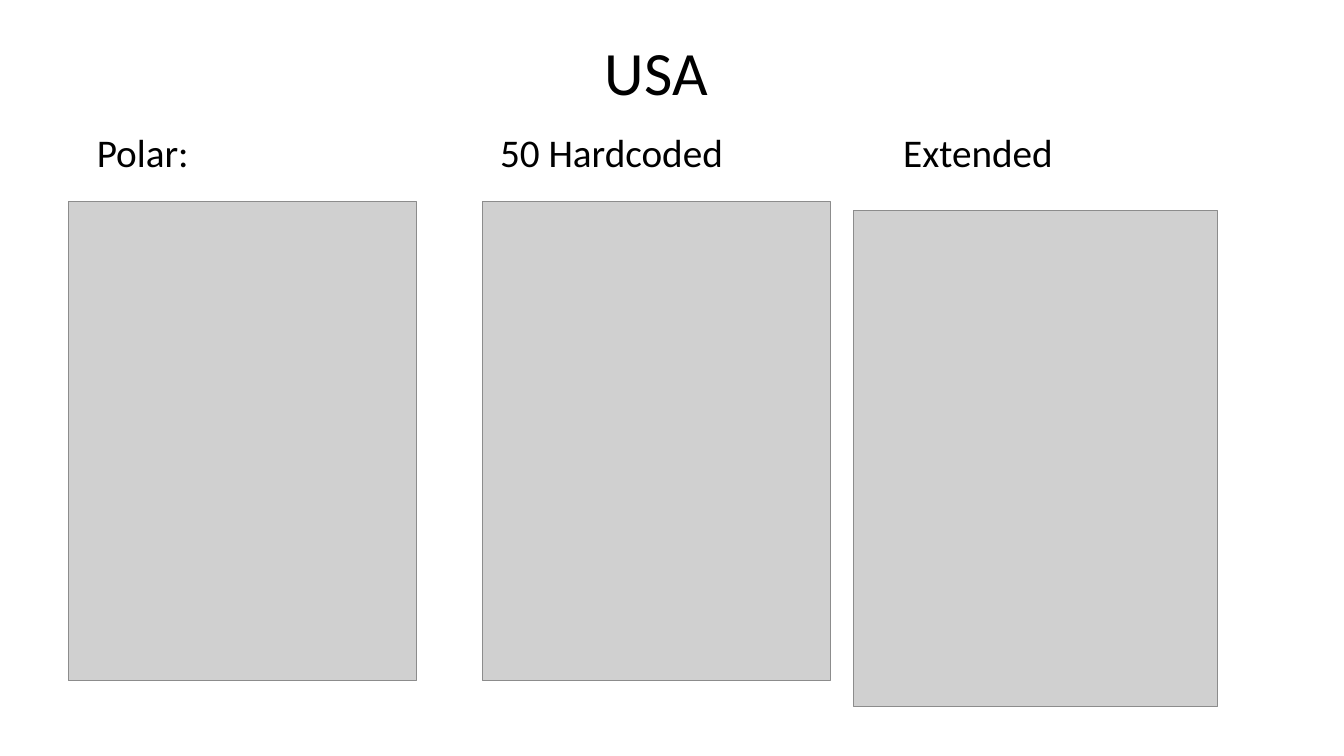
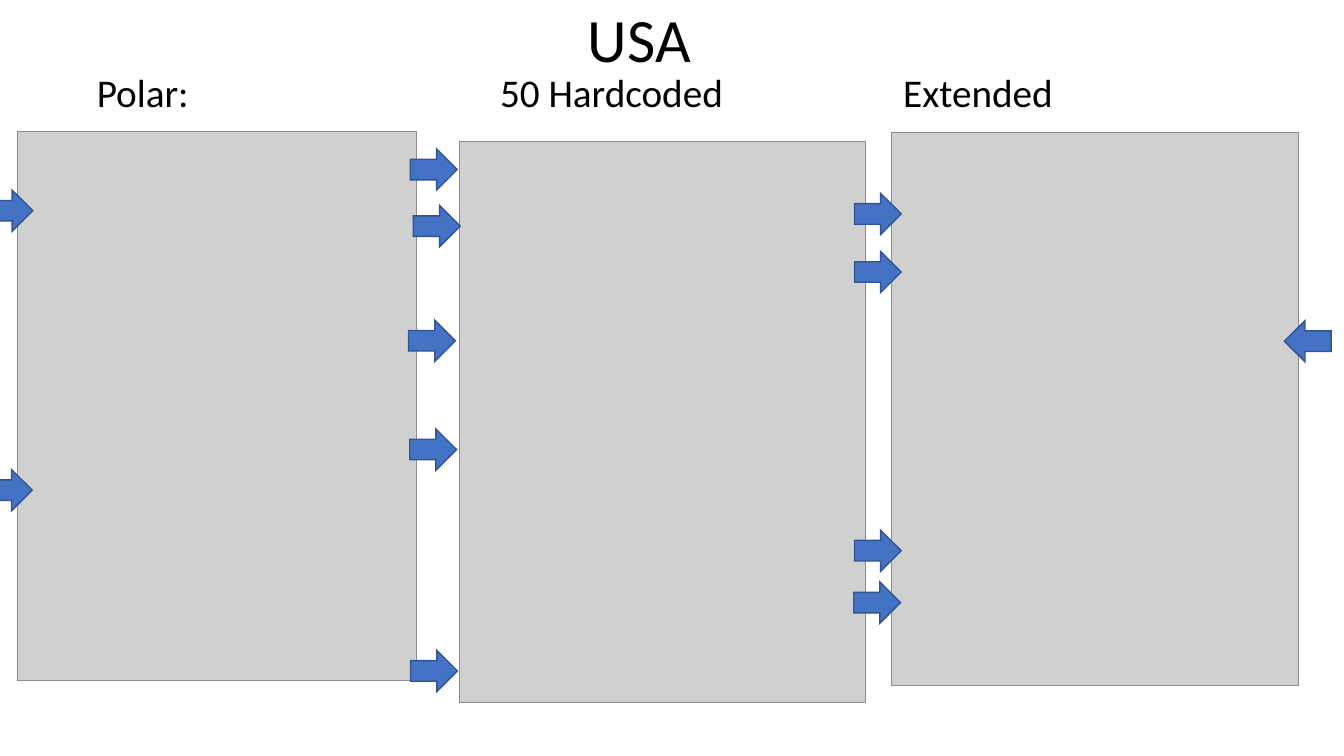
Before and after one commit to ichbinhandsome/Semantic-Differentials-for-Wikipedia-using-the-POLAR-Framework, a slide deck: slide 22 of Results Antonym generation.pptx (slide 25 before the commit). Drawn at 1344x756 pixels with LibreOffice and Linux fonts; fonts in the diff are those of the drawing; grey boxes stand for pictures. Boxes give left, top, right and bottom in pixels: in the first picture for what was removed or moved away, otherwise in the second. Text is boxed around its words. In the diff, an @@ line names an element or a change of style, - is before the commit and + after.

```diff
--- a/Results Antonym generation.pptx
+++ b/Results Antonym generation.pptx
@@ title "USA": place and size @@
-title "USA" at (605,55,708,96)
+title "USA" at (588,22,691,63)
@@ text "Polar: 50 Hardcoded Extended": place and size @@
-text "Polar: 50 Hardcoded Extended" at (97,139,1052,168)
+text "Polar: 50 Hardcoded Extended" at (97,79,1052,108)
@@ picture: place and size @@
-picture at (69,202,417,682)
+picture at (17,131,416,681)
@@ right arrow added at (410,149,457,191), fill #4472C4, outline #325491 1 pt @@
@@ picture: place and size @@
-picture at (483,202,831,682)
+picture at (460,141,866,702)
@@ picture: place and size @@
-picture at (854,211,1219,707)
+picture at (892,132,1299,686)
@@ right arrow added at (0,191,32,232), fill #4472C4, outline #325491 1 pt @@
@@ right arrow added at (413,206,460,247), fill #4472C4, outline #325491 1 pt @@
@@ right arrow added at (855,194,901,235), fill #4472C4, outline #325491 1 pt @@
@@ right arrow added at (855,251,901,292), fill #4472C4, outline #325491 1 pt @@
@@ right arrow added at (408,321,455,362), fill #4472C4, outline #325491 1 pt @@
@@ right arrow added at (1285,321,1331,362), fill #4472C4, outline #325491 1 pt @@
@@ right arrow added at (409,430,456,471), fill #4472C4, outline #325491 1 pt @@
@@ right arrow added at (0,470,32,511), fill #4472C4, outline #325491 1 pt @@
@@ right arrow added at (855,530,901,572), fill #4472C4, outline #325491 1 pt @@
@@ right arrow added at (854,582,900,623), fill #4472C4, outline #325491 1 pt @@
@@ right arrow added at (410,650,457,692), fill #4472C4, outline #325491 1 pt @@
```
Also in this commit, not shown: 15 other slides changed, 1 slide added, 2 slides removed.
